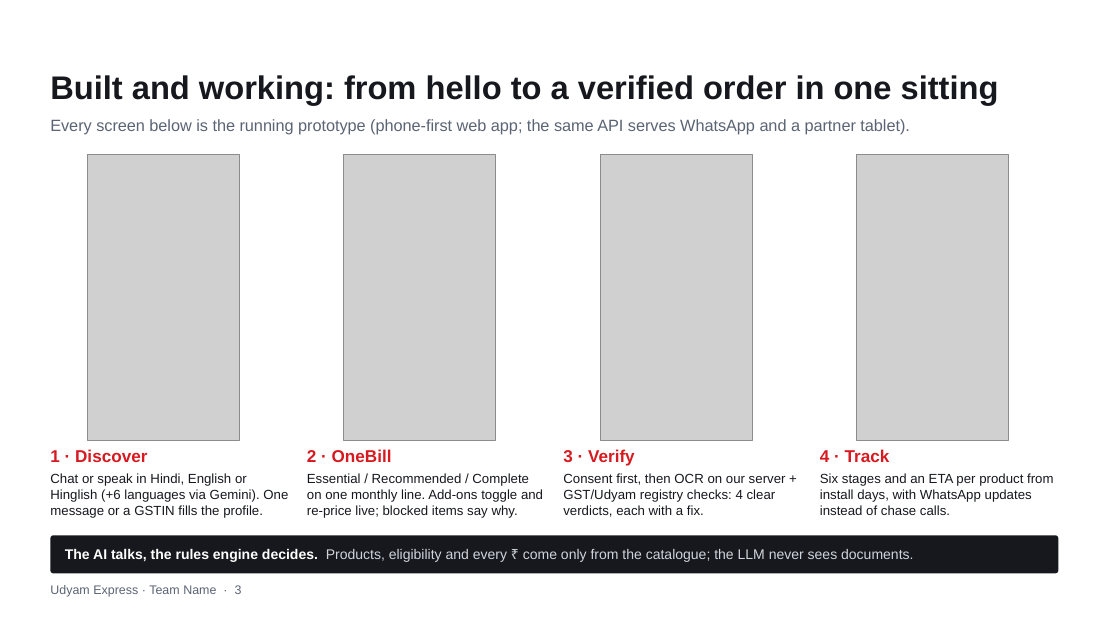
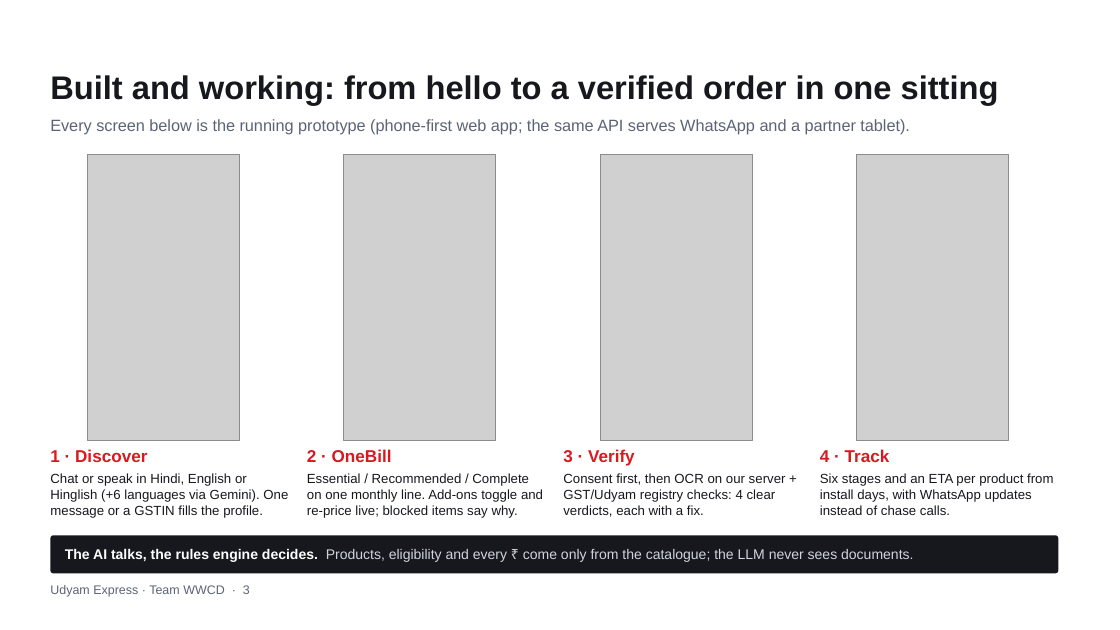
Before and after one commit to AjinkyaHon9504/Airtel_sync_aj, a slide deck: slide 3 of submission/UdyamExpress_Submission.pptx. Drawn at 1120x630 pixels with LibreOffice and Linux fonts; fonts in the diff are those of the drawing; grey boxes stand for pictures; background and template pictures are left out. Boxes give left, top, right and bottom in pixels: in the first picture for what was removed or moved away, otherwise in the second. Text is boxed around its words. In the diff, an @@ line names an element or a change of style, - is before the commit and + after.

```diff
--- a/submission/UdyamExpress_Submission.pptx
+++ b/submission/UdyamExpress_Submission.pptx
@@ text at (x1=50, y1=585, x2=250, y2=597): text changed @@
-Udyam Express · Team Name · 3
+Udyam Express · Team WWCD · 3
```
Also in this commit, not shown: 6 other slides changed, 3 other files.
